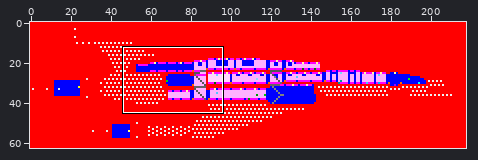
A sprite sheet gets an edit: SMEE/ships/smee/normandysr1_t5blocks.png. Above: a wide view before the commit, with the close-up outlined.
Close-up. Old version:
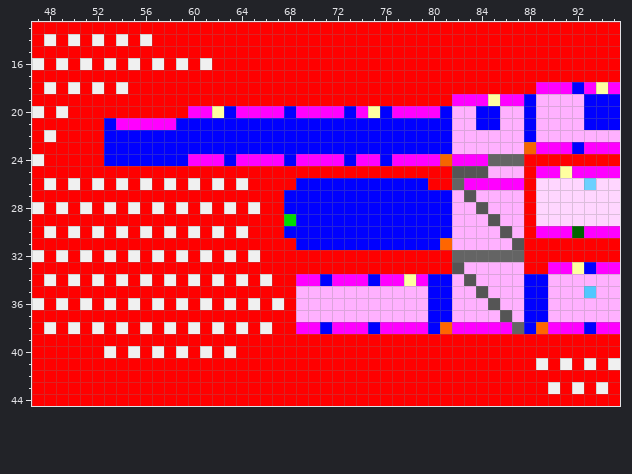
The file is 218x63 pixels. Shown: x 47..95, y 13..44.
The same view after the edit:
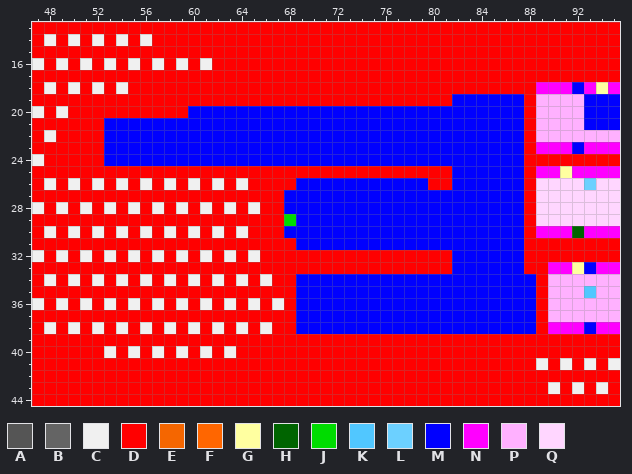
Palette (. is transparent): A #555555  B #646464  C #f0f0f0  D #ff0000  E #f56600  F #ff6600  G #ffffa0  H #006400  J #00dc00  K #51c7ff  L #6cd0ff  M #0000ff  N #ff00ff  P #ffb1ff  Q #ffd6ff
Diff:
{"y":19,"x":82,"old":"NNNGNNM","new":"MMMMMMD"}
{"y":20,"x":60,"old":"NNG","new":"MMM"}
{"y":20,"x":64,"old":"NNNN","new":"MMMM"}
{"y":20,"x":69,"old":"NNNN","new":"MMMM"}
{"y":20,"x":74,"old":"NG","new":"MM"}
{"y":20,"x":77,"old":"NNNN","new":"MMMM"}
{"y":20,"x":82,"old":"PP","new":"MM"}
{"y":20,"x":86,"old":"PPM","new":"MMD"}
{"y":21,"x":54,"old":"NNNNN","new":"MMMMM"}
{"y":21,"x":82,"old":"PP","new":"MM"}
{"y":21,"x":86,"old":"PPM","new":"MMD"}
{"y":22,"x":82,"old":"PPPPPPM","new":"MMMMMMD"}
{"y":23,"x":82,"old":"PPPPPPE","new":"MMMMMMD"}
{"y":24,"x":60,"old":"NNN","new":"MMM"}
{"y":24,"x":64,"old":"NNNN","new":"MMMM"}
{"y":24,"x":69,"old":"NNNN","new":"MMMM"}
{"y":24,"x":74,"old":"NN","new":"MM"}
{"y":24,"x":77,"old":"NNNNENNNBBB","new":"MMMMMMMMMMM"}
{"y":25,"x":82,"old":"AAAPPP","new":"MMMMMM"}
{"y":26,"x":82,"old":"BNNNNN","new":"MMMMMM"}
{"y":27,"x":82,"old":"PAPPPP","new":"MMMMMM"}
{"y":28,"x":82,"old":"PPAPPP","new":"MMMMMM"}
{"y":29,"x":82,"old":"PPPAPP","new":"MMMMMM"}
{"y":30,"x":82,"old":"PPPPAP","new":"MMMMMM"}
{"y":31,"x":81,"old":"FPPPPPA","new":"MMMMMMM"}
{"y":32,"x":82,"old":"BBBBBB","new":"MMMMMM"}
{"y":33,"x":82,"old":"APPPPP","new":"MMMMMM"}
{"y":34,"x":69,"old":"NN","new":"MM"}
{"y":34,"x":72,"old":"NNN","new":"MMM"}
{"y":34,"x":76,"old":"NNGN","new":"MMMM"}
{"y":34,"x":82,"old":"PAPPPP","new":"MMMMMM"}
{"y":34,"x":89,"old":"M","new":"D"}
{"y":35,"x":69,"old":"PPPPPPPPPPP","new":"MMMMMMMMMMM"}
{"y":35,"x":82,"old":"PPAPPP","new":"MMMMMM"}
{"y":35,"x":89,"old":"M","new":"D"}
{"y":36,"x":69,"old":"PPPPPPPPPPP","new":"MMMMMMMMMMM"}
{"y":36,"x":82,"old":"PPPAPP","new":"MMMMMM"}
{"y":36,"x":89,"old":"M","new":"D"}
{"y":37,"x":69,"old":"PPPPPPPPPPP","new":"MMMMMMMMMMM"}
{"y":37,"x":82,"old":"PPPPAP","new":"MMMMMM"}
{"y":37,"x":89,"old":"M","new":"D"}
{"y":38,"x":69,"old":"NN","new":"MM"}
{"y":38,"x":72,"old":"NNN","new":"MMM"}
{"y":38,"x":76,"old":"NNNN","new":"MMMM"}
{"y":38,"x":81,"old":"FNNNNNB","new":"MMMMMMM"}
{"y":38,"x":89,"old":"F","new":"D"}
